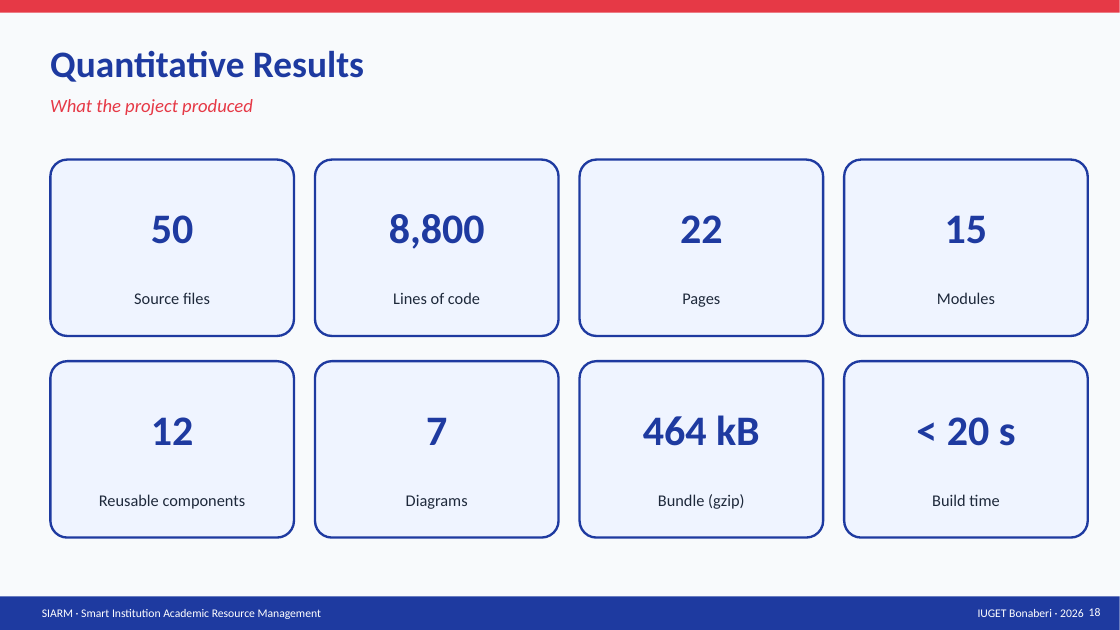
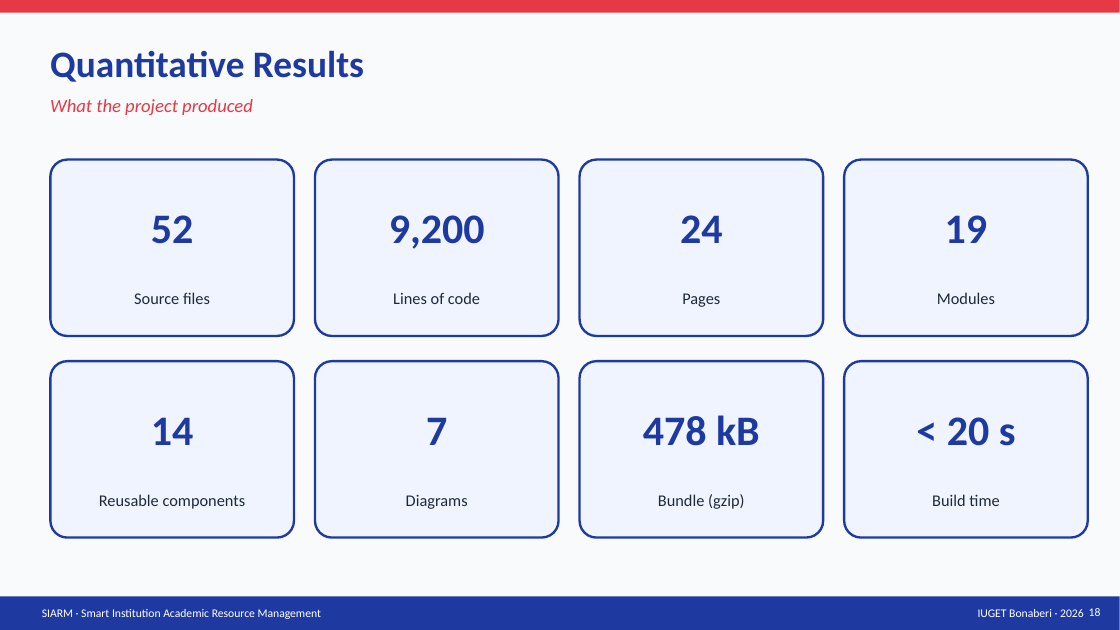
Before and after one commit to leaticiadipocko-wq/schoolproject, a slide deck: slide 18 of deliverables/SIARM-Defense.pptx. Drawn at 1120x630 pixels with LibreOffice and Linux fonts; fonts in the diff are those of the drawing. Boxes give left, top, right and bottom in pixels: in the first picture for what was removed or moved away, otherwise in the second. Text is boxed around its words. In the diff, an @@ line names an element or a change of style, - is before the commit and + after.

```diff
--- a/deliverables/SIARM-Defense.pptx
+++ b/deliverables/SIARM-Defense.pptx
@@ text at bbox=[151, 215, 194, 244]: text changed @@
-50
+52
@@ text at bbox=[389, 215, 485, 249]: text changed @@
-8,800
+9,200
@@ text at bbox=[680, 215, 723, 243]: text changed @@
-22
+24
@@ text at bbox=[945, 215, 988, 243]: text changed @@
-15
+19
@@ text at bbox=[151, 417, 194, 445]: text changed @@
-12
+14
@@ text at bbox=[643, 415, 760, 446]: text changed @@
-464 kB
+478 kB
```
Also in this commit, not shown: 1 other slide changed, 6 other files.
